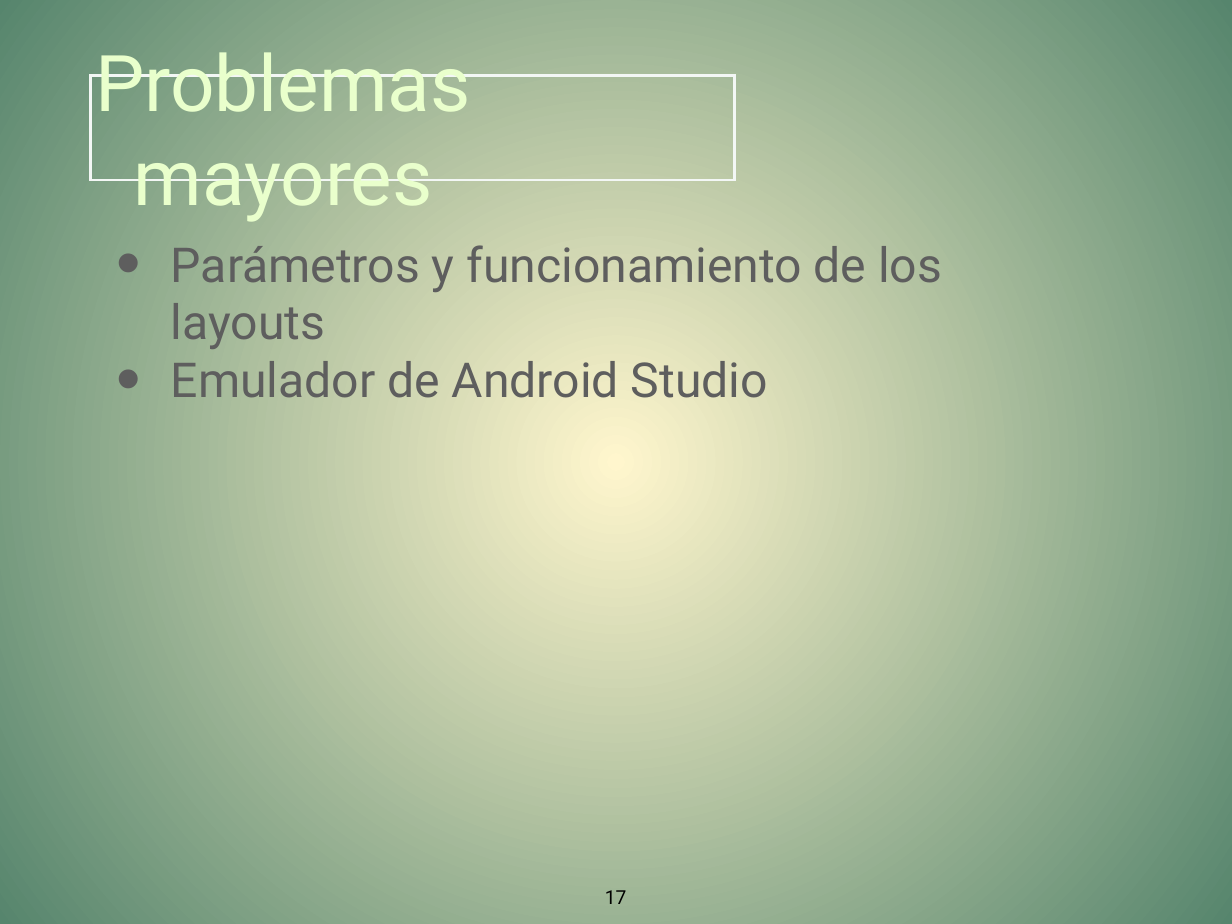
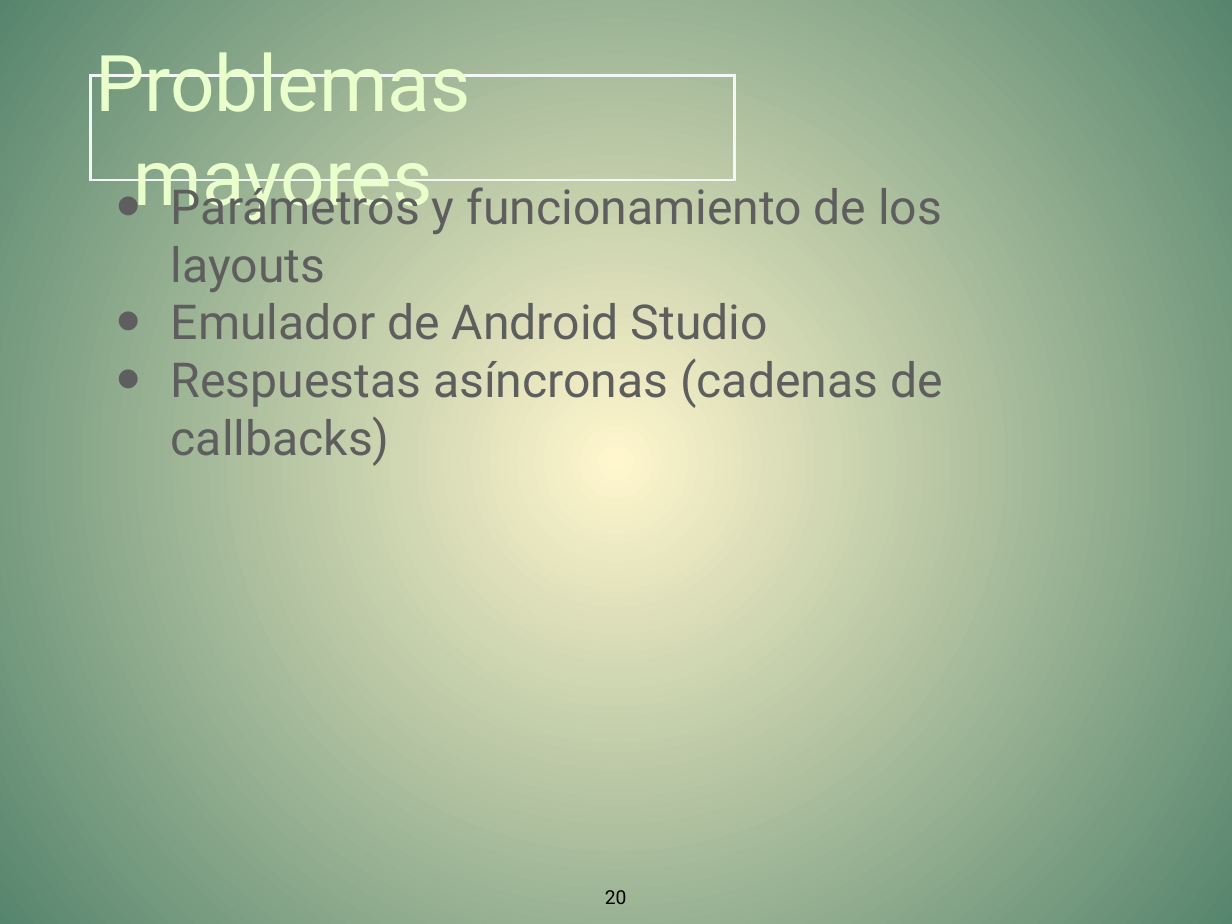
Before and after one commit to todeit02/GarageSale, a slide deck: slide 20 of Presentacion/PresentacionCMppt_2.pptx (slide 17 before the commit). Drawn at 1232x924 pixels with LibreOffice and Linux fonts; fonts in the diff are those of the drawing. Boxes give left, top, right and bottom in pixels: in the first picture for what was removed or moved away, otherwise in the second. Text is boxed around its words. In the diff, an @@ line names an element or a change of style, - is before the commit and + after.

```diff
--- a/Presentacion/PresentacionCMppt_2.pptx
+++ b/Presentacion/PresentacionCMppt_2.pptx
@@ text "Parámetros y funcionamiento de los ...": place and size @@
-text "Parámetros y funcionamiento de los ..." at bbox=[171, 245, 942, 398]
+text "Parámetros y funcionamiento de los ..." at bbox=[171, 180, 943, 466]
@@ text at bbox=[171, 359, 943, 466]: paragraph added @@
+• Respuestas asíncronas (cadenas de callbacks)
@@ page number at bbox=[605, 890, 627, 904]: text changed @@
-17
+20
```
Also in this commit, not shown: 9 other slides changed, 3 slides added.
